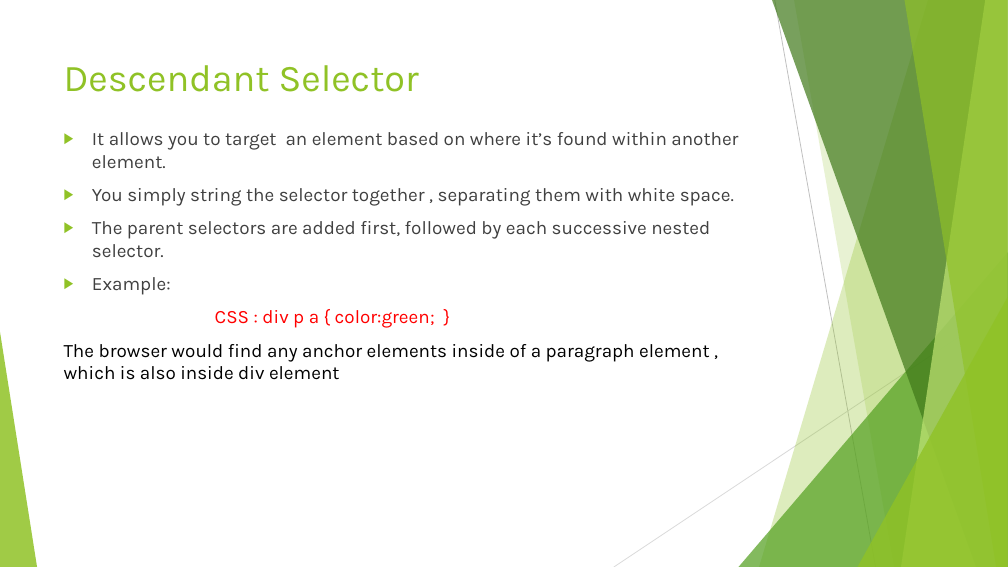
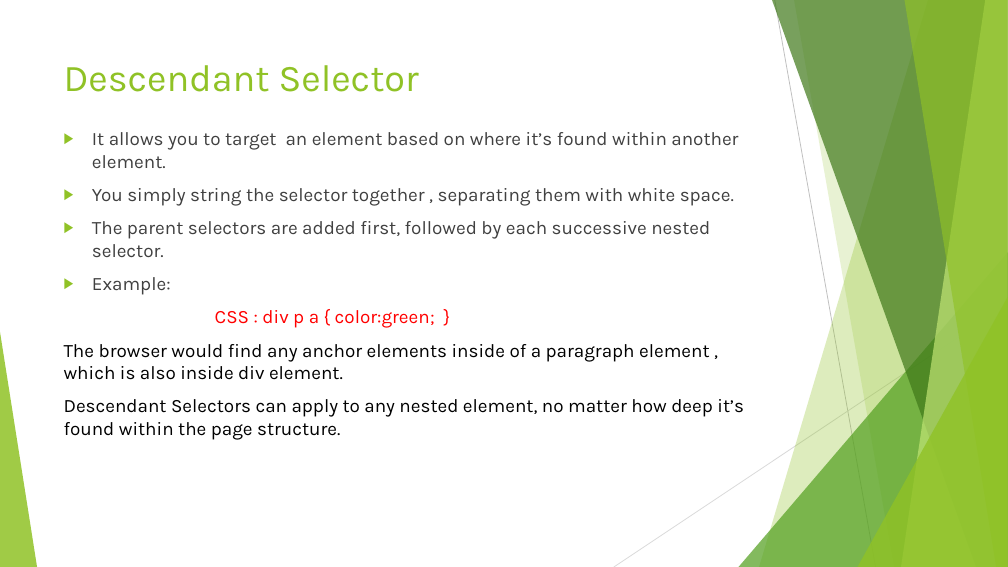
Before and after one commit to anumsh/Introduction-To-CSS, a slide deck: slide 11 of Introduction-to-CSS.pptx. Drawn at 1008x567 pixels with LibreOffice and Linux fonts; fonts in the diff are those of the drawing. Boxes give left, top, right and bottom in pixels: in the first picture for what was removed or moved away, otherwise in the second. Text is boxed around its words. In the diff, an @@ line names an element or a change of style, - is before the commit and + after.

Commit message:
feat:Group Selectors

```diff
--- a/Introduction-to-CSS.pptx
+++ b/Introduction-to-CSS.pptx
@@ text at (64,344,744,440): text changed @@
-The browser would find any anchor elements inside of a paragraph element , which is also inside div element
+The browser would find any anchor elements inside of a paragraph element , which is also inside div element.
+Descendant Selectors can apply to any nested element, no matter how deep it’s found within the page structure.
```
Also in this commit, not shown: 1 slide added.
